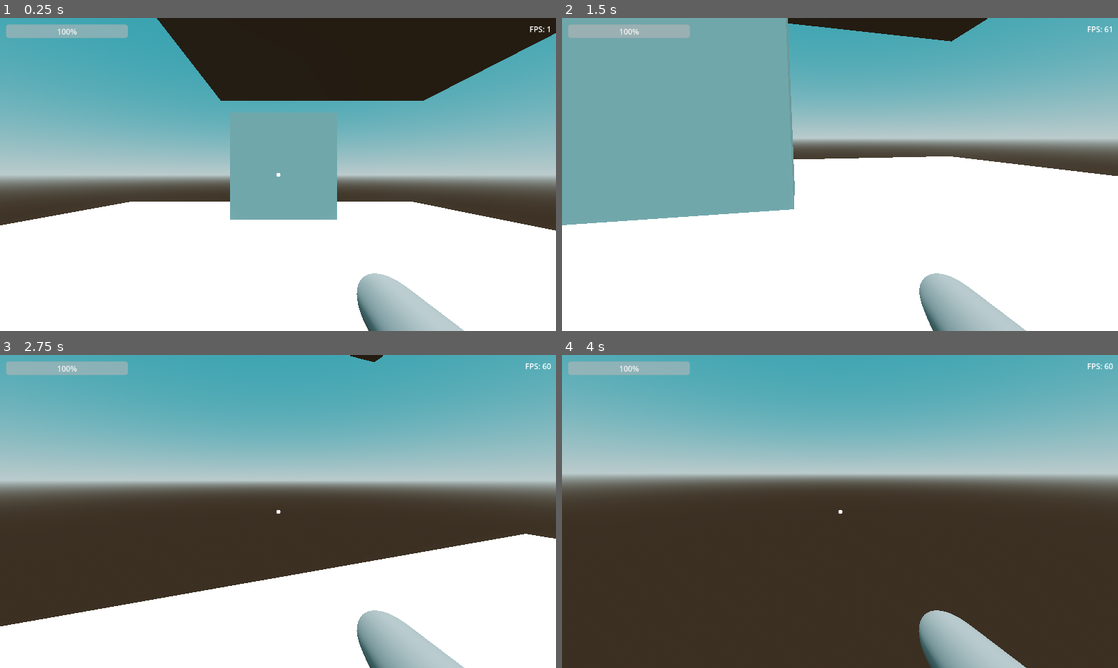
Above: before the commit, frames 1-4 (two rows, left to right).
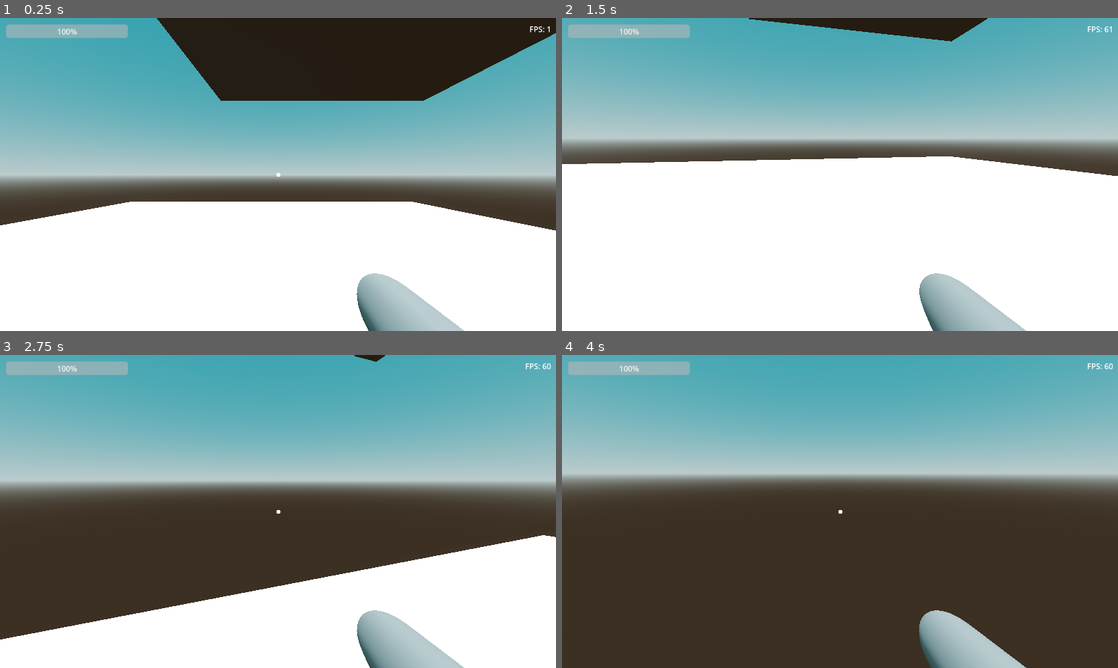
Above: after the commit, the same moments.

Repository: BingleyPro/time-drift
Game: Godot game, scene res://levels/test_scene.tscn
Two runs of this game, one before a commit and one after it. Both use one fixed random seed, a clock stepped at 60 frames per second and the inputs below. This scene is started directly instead of the project's main scene.
Inputs (mouse positions are in pixels of both pictures, inside the frame that each line leads up to):
- Up to frame 1 (0.25 s): no input
- Up to frame 2 (1.5 s): tap Enter at 0.5 s; move the mouse to (867, 174) at 0.52 s; hold W (up) from 0.53 s (still down); tap C (crouch) at 0.6 s; click (867, 174) at 0.67 s; tap Space (jump) at 0.77 s; move the mouse to (812, 174) at 1.27 s; tap E (interact) at 1.35 s
- Up to frame 3 (2.75 s): keep holding W (up); tap Space (jump) at 1.52 s; move the mouse to (289, 505) at 2.02 s; hold Shift (sprint) from 2.03 s (still down)
- Up to frame 4 (4 s): keep holding W (up); move the mouse to (834, 517) at 2.77 s; release Shift (sprint) at 2.78 s; tap T (switch_timeline) at 2.85 s; click (834, 517) at 2.92 s; tap Space (jump) at 3.02, 3.5, 3.77 s; move the mouse to (878, 514) at 3.52 s; hold 3 (switch_to_future) from 3.53 s (still down)

The runs differ from the first frame. In frame 1, 4.4% of the frame differs, in the area x 41-61%, y 41-65%; in frame 2, 18%, in the area x 0-97%, y 0-96%; in frame 3, 2.8%; in frame 4, less than 0.1%.

Commit message:
Fixed collision issues with switching timelines

Diff:
--- a/levels/building/floor.tscn
+++ b/levels/building/floor.tscn
@@ -36,6 +36,7 @@
 
 [node name="StaticBody3D" type="StaticBody3D" parent="Present"]
 transform = Transform3D(1, 0, 0, 0, -4.37114e-08, -1, 0, 1, -4.37114e-08, 0, 0, 0)
+collision_layer = 2
 
 [node name="MeshInstance3D" type="MeshInstance3D" parent="Present/StaticBody3D"]
 transform = Transform3D(1, 0, 0, 0, 1, 0, 0, 0, 0.2, 0, 0, 0)
@@ -51,6 +52,7 @@
 
 [node name="StaticBody3D" type="StaticBody3D" parent="Future"]
 transform = Transform3D(1, 0, 0, 0, -4.37114e-08, -1, 0, 1, -4.37114e-08, 0, 0, 0)
+collision_layer = 4
 
 [node name="MeshInstance3D" type="MeshInstance3D" parent="Future/StaticBody3D"]
 transform = Transform3D(1, 0, 0, 0, 1, 0, 0, 0, 0.2, 0, 0, 0)
--- a/levels/test_scene.tscn
+++ b/levels/test_scene.tscn
@@ -56,22 +56,9 @@
 
 [node name="Wall" parent="." instance=ExtResource("4_hh1x5")]
 transform = Transform3D(1, 0, 0, 0, 1, 0, 0, 0, 1, -1.68, 0.655041, -2)
-propagate_past_changes = null
-exists_in_past = null
-exists_in_present = null
+exists_in_past = false
+exists_in_present = false
 exists_in_future = false
-past_properties = null
-broken_in_past = null
-broken_in_present = null
-broken_in_future = null
 
 [node name="Floor" parent="." instance=ExtResource("5_kix0a")]
 transform = Transform3D(5, 0, 0, 0, 1, 0, 0, 0, 10, -1.854, 0, 1.403)
-propagate_past_changes = null
-exists_in_past = null
-exists_in_present = null
-exists_in_future = null
-past_properties = null
-broken_in_past = null
-broken_in_present = null
-broken_in_future = null
--- a/scenes/player.gd
+++ b/scenes/player.gd
@@ -1,5 +1,7 @@
 class_name PlayerCharacter
 extends CharacterBody3D
+
+enum Timeline { PAST, PRESENT, FUTURE }
 
 enum CharacterState {
 	WALKING = 0,
@@ -53,6 +55,8 @@
 
 	if hud == null:
 		push_error("HUD not found")
+
+	timeline_manager.connect("timeline_changed", Callable(self, "update_player_collision"))
 
 func _physics_process(delta: float) -> void:
 	if !inputEnabled:
@@ -232,15 +236,15 @@
 #		var new_index = (current_timeline_index + 1) % timeline_layers.size()
 #		switch_timeline(new_index)
 
-func set_player_collision_mask(player: CharacterBody3D, timeline_enum: int) -> void:
+func update_player_collision(timeline_enum) -> void:
 	var new_mask = 0
 
 	match timeline_enum:
-		0: # Past
+		Timeline.PAST: # Past
 			new_mask = 1
-		1: # Present
+		Timeline.PRESENT: # Present
 			new_mask = 2
-		2: # Future
+		Timeline.FUTURE: # Future
 			new_mask = 4
 
-	player.collision_mask = new_mask
+	self.collision_mask = new_mask
--- a/scenes/player.tscn
+++ b/scenes/player.tscn
@@ -133,6 +133,7 @@
 }
 
 [node name="Player" type="CharacterBody3D"]
+collision_mask = 2
 script = ExtResource("1_yofdb")
 
 [node name="MeshInstance3D" type="MeshInstance3D" parent="."]
--- a/scripts/time_object.gd
+++ b/scripts/time_object.gd
@@ -9,20 +9,16 @@
 @export var exists_in_present: bool = true
 @export var exists_in_future: bool = true
 
-enum Property { BROKEN, EPIC }
+enum Property { NORMAL, BROKEN }
 
 @export_group("Past Settings")
 @export var past_properties: Property
 
-@export_enum("Slow:30", "Average:60", "Very Fast:200") var character_speed: int
-
-@export var broken_in_past: bool = false
-
 @export_group("Present Settings")
-@export var broken_in_present: bool = false
+@export var present_properties: Property
 
 @export_group("Future Settings")
-@export var broken_in_future: bool = false
+@export var future_properties: Property
 
 @onready var past_node = $Past
 @onready var present_node = $Present
@@ -33,9 +29,20 @@
 	var time_manager = get_node("/root/TimeManager")
 	time_manager.connect("timeline_changed", Callable(self, "_on_timeline_changed"))
 
-	#_disable_collisions(past_node)
-	#_disable_collisions(present_node)
-	#_disable_collisions(future_node)
+	if not exists_in_past:
+		past_node.visible = false
+		_disable_collisions(past_node)
+		past_node.queue_free()
+
+	if not exists_in_present:
+		present_node.visible = false
+		_disable_collisions(present_node)
+		present_node.queue_free()
+
+	if not exists_in_future:
+		future_node.visible = false
+		_disable_collisions(future_node)
+		future_node.queue_free()
 
 	# Make sure inital state matches current timeline
 	_on_timeline_changed(time_manager.current_timeline)
@@ -43,23 +50,32 @@
 func _on_timeline_changed(new_timeline) -> void:
 	print("Timeline changed to: ", new_timeline)
 	# Hide all layers first
-	past_node.visible = false
-	present_node.visible = false
-	future_node.visible = false
+	if exists_in_past:
+		past_node.visible = false
+	if exists_in_present:
+		present_node.visible = false
+	if exists_in_future:
+		future_node.visible = false
 
 	# Show only the relevant layer
 	match new_timeline:
 		TimeManager.Timeline.PAST:
 			if exists_in_past:
 				past_node.visible = true
-				#_enable_collisions(past_node)
 		TimeManager.Timeline.PRESENT:
 			if exists_in_present:
 				present_node.visible = true
-				#_enable_collisions(present_node)
 		TimeManager.Timeline.FUTURE:
 			if exists_in_future:
 				future_node.visible = true
-				#_enable_collisions(future_node)
 		_:
 			print("Unknown timeline: ", new_timeline)
+
+func _disable_collisions(node: Node) -> void:
+	for child in node.get_children():
+		if child is CollisionShape3D:
+			# Zero out layer and mask to prevent collision.
+			child.disabled = true
+
+		# Recursively disable collisions on children
+		_disable_collisions(child)
